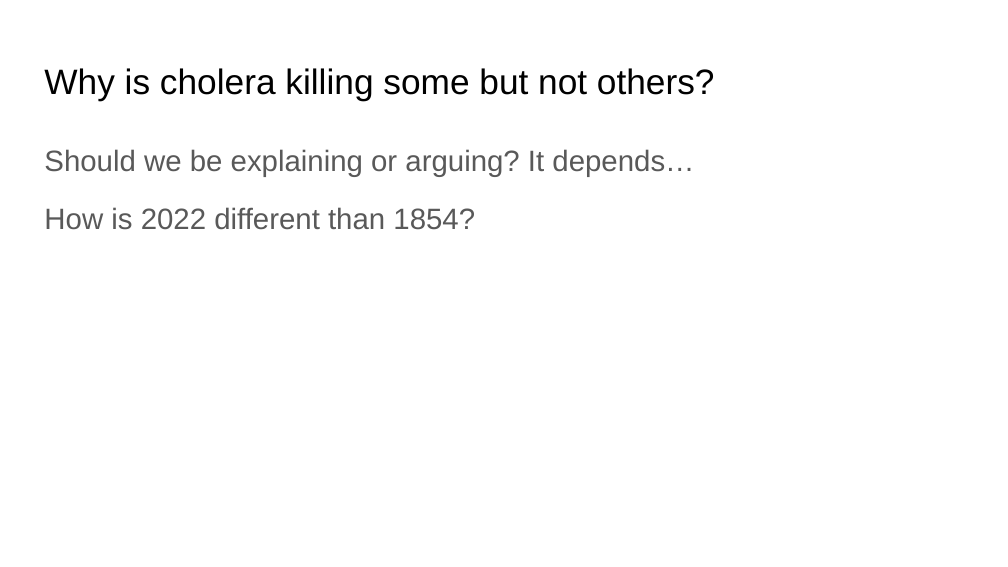
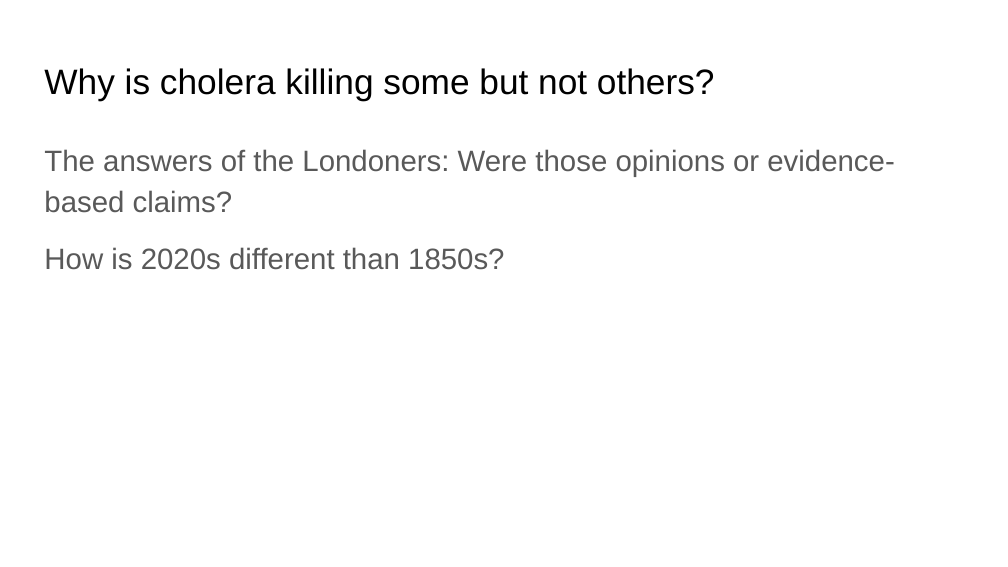
Before and after one commit to uchicago-dsi/data4all, a slide deck: slide 6 of Case 1 - Cholera/Lesson 8/Slides/Lesson_8_Lecture-2.pptx. Drawn at 1008x567 pixels with LibreOffice and Linux fonts; fonts in the diff are those of the drawing. Boxes give left, top, right and bottom in pixels: in the first picture for what was removed or moved away, otherwise in the second. Text is boxed around its words. In the diff, an @@ line names an element or a change of style, - is before the commit and + after.

```diff
--- a/Case 1 - Cholera/Lesson 8/Slides/Lesson_8_Lecture-2.pptx
+++ b/Case 1 - Cholera/Lesson 8/Slides/Lesson_8_Lecture-2.pptx
@@ text at bbox=[44, 149, 894, 270]: text changed @@
-Should we be explaining or arguing? It depends…
-How is 2022 different than 1854?
+The answers of the Londoners: Were those opinions or evidence-based claims?
+How is 2020s different than 1850s?
```
Also in this commit, not shown: 5 other slides changed, 2 slides added, 2 slides removed, 1 other file.
